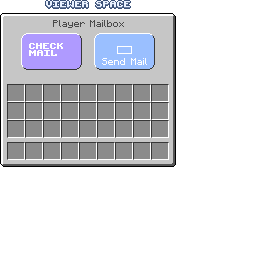
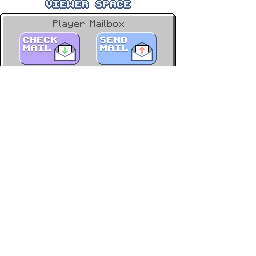
The second 256x256 image is a revision of the first. Changes to its layers:
hid "Layer 4", painted on it over (29, 43, 73, 69)
removed layer "Player Mailbox" over (0, 32, 176, 167)
added layer "Layer 10" above "Layer 12" over (19, 32, 157, 66)
